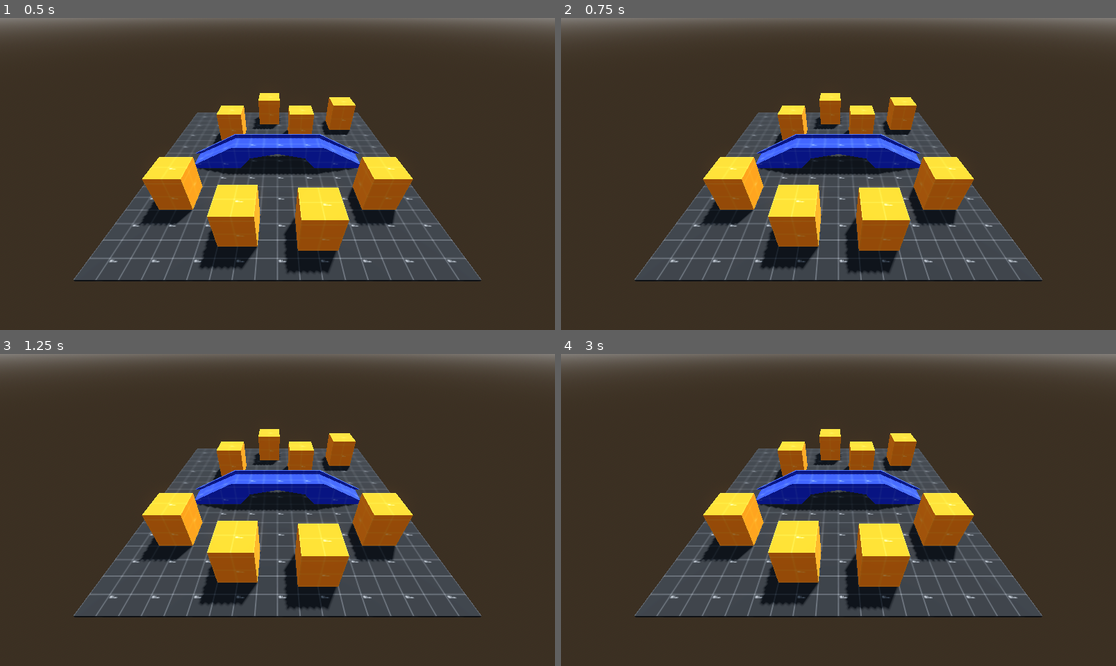
Above: before the commit, frames 1-4 (two rows, left to right).
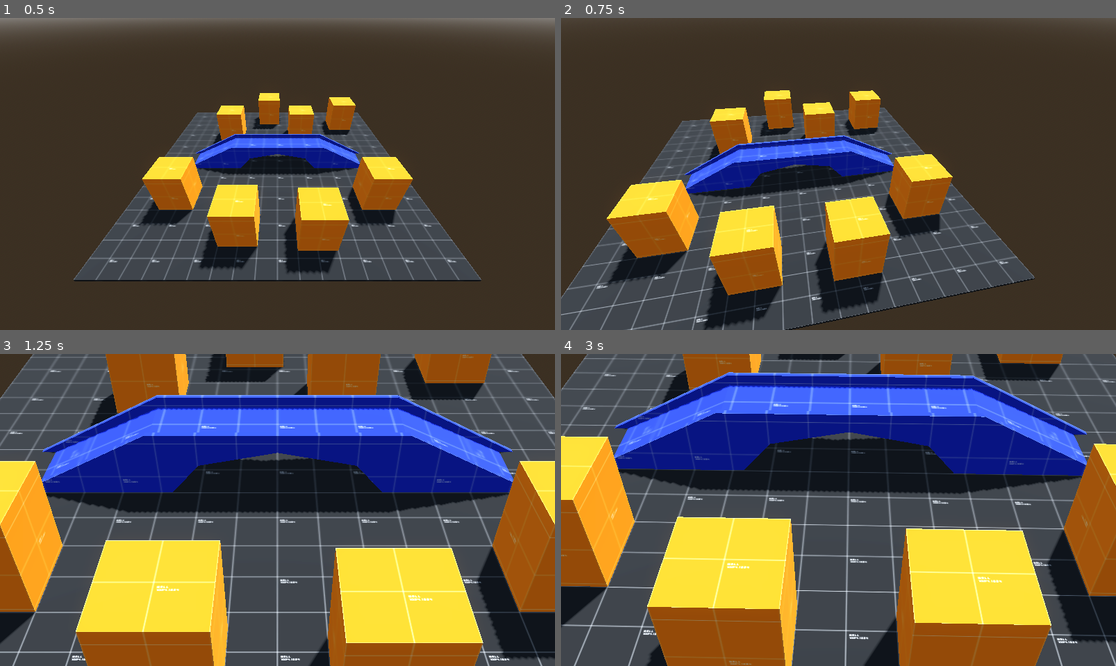
Above: after the commit, the same moments.

Repository: ketzzz-dev/gd-jams-entry
Game: Godot game, scene res://scenes/map.tscn
Same seed, same stepped clock (60 frames per second), same inputs: the game is played once before the commit and once after it.
Inputs (mouse positions are in pixels of both pictures, inside the frame that each line leads up to):
- Up to frame 1 (0.5 s): no input
- Up to frame 2 (0.75 s): tap Enter at 0.5 s; move the mouse to (960, 158) at 0.52 s; click (960, 158) at 0.67 s
- Up to frame 3 (1.25 s): no input
- Up to frame 4 (3 s): move the mouse to (727, 525) at 1.27 s; click (727, 525) at 1.42 s; tap Space at 2 s; move the mouse to (894, 441) at 2.02 s; click (894, 441) at 2.17 s; tap Enter at 2.75 s; move the mouse to (810, 572) at 2.77 s; click (810, 572) at 2.92 s

Frame 1 is identical in both runs. In frame 2, 40% of the frame differs, in the area x 0-100%, y 0-100%; in frame 3, 94%; in frame 4, 95%.

Commit message:
Added zoom in
Zoom in functionality (Use M1 HOLD)

Diff:
--- a/project.godot
+++ b/project.godot
@@ -8,11 +8,15 @@
 
 config_version=5
 
+[animation]
+
+compatibility/default_parent_skeleton_in_mesh_instance_3d=true
+
 [application]
 
 config/name="GDJams Entry"
 run/main_scene="uid://dqb1333ilkfmn"
-config/features=PackedStringArray("4.4", "Forward Plus")
+config/features=PackedStringArray("4.6", "Forward Plus")
 config/icon="res://icon.svg"
 
 [physics]
--- a/scenes/camera.gd
+++ /dev/null
@@ -1,33 +0,0 @@
-extends Node3D
-
-var mouse_sensitivity := 0.001
-var twist_input := 0.0
-
-
-# Called every frame. 'delta' is the elapsed time since the previous frame.
-func _process(delta: float) -> void:
-	# Hold right click to move camera
-	if Input.is_mouse_button_pressed(MOUSE_BUTTON_RIGHT):
-		Input.set_mouse_mode(Input.MOUSE_MODE_CAPTURED)
-	else:
-		Input.set_mouse_mode(Input.MOUSE_MODE_VISIBLE)
-
-	rotate_y(twist_input)
-	twist_input = 0.0
-
-func _input(event):
-	# Double click to return to original position
-	if event is InputEventMouseButton:
-		if event.button_index == MOUSE_BUTTON_RIGHT and event.double_click:
-			get_tree().call_group("tweens", "stop_all")
-
-			var tween = get_tree().create_tween()
-			tween.set_trans(Tween.TRANS_QUAD)
-			tween.set_ease(Tween.EASE_OUT)
-
-			tween.tween_property(self, "rotation_degrees", Vector3.ZERO, 0.5)
-
-func _unhandled_input(event: InputEvent) -> void:
-	if event is InputEventMouseMotion:
-		if Input.get_mouse_mode() == Input.MOUSE_MODE_CAPTURED:
-			twist_input = - event.relative.x * mouse_sensitivity
--- a/scenes/map.tscn
+++ b/scenes/map.tscn
@@ -1,9 +1,9 @@
-[gd_scene load_steps=9 format=3 uid="uid://dqb1333ilkfmn"]
+[gd_scene format=3 uid="uid://dqb1333ilkfmn"]
 
 [ext_resource type="Texture2D" uid="uid://cav0jl4t63ypq" path="res://greybox/greybox_dark_grid.png" id="1_gldc4"]
 [ext_resource type="Material" uid="uid://jl5finxd4si8" path="res://materials/placeholder_blue.tres" id="2_0cso3"]
 [ext_resource type="Material" uid="uid://dsy7gjatue2b6" path="res://materials/placeholder_orange.tres" id="3_2klcf"]
-[ext_resource type="Script" uid="uid://b36xo5pajw5gn" path="res://scenes/camera.gd" id="4_0cso3"]
+[ext_resource type="Script" uid="uid://b36xo5pajw5gn" path="res://scripts/camera.gd" id="4_0cso3"]
 
 [sub_resource type="ProceduralSkyMaterial" id="ProceduralSkyMaterial_gldc4"]
 sky_horizon_color = Color(0.662243, 0.671743, 0.686743, 1)
@@ -22,102 +22,102 @@
 albedo_texture = ExtResource("1_gldc4")
 uv1_triplanar = true
 
-[node name="Map" type="Node3D"]
+[node name="Map" type="Node3D" unique_id=1356110765]
 
-[node name="DirectionalLight3D" type="DirectionalLight3D" parent="."]
+[node name="DirectionalLight3D" type="DirectionalLight3D" parent="." unique_id=2055745572]
 transform = Transform3D(-0.866025, -0.433013, 0.25, 0, 0.5, 0.866025, -0.5, 0.75, -0.433013, 0, 0, 0)
 shadow_enabled = true
 
-[node name="WorldEnvironment" type="WorldEnvironment" parent="."]
+[node name="WorldEnvironment" type="WorldEnvironment" parent="." unique_id=107719444]
 environment = SubResource("Environment_2klcf")
 
-[node name="Floor" type="CSGBox3D" parent="."]
+[node name="Floor" type="CSGBox3D" parent="." unique_id=1394883189]
 transform = Transform3D(1, 0, 0, 0, 1, 0, 0, 0, 1, -0.00148296, -0.0233765, -0.000602245)
 use_collision = true
 size = Vector3(9, 0.0528564, 9)
 material = SubResource("StandardMaterial3D_2lpho")
 
-[node name="Bridge" type="CSGBox3D" parent="."]
+[node name="Bridge" type="CSGBox3D" parent="." unique_id=933158155]
 transform = Transform3D(1, 0, 0, 0, 1, 0, 0, 0, 1, 0, 0.257239, 0)
 size = Vector3(3.2229, 1.2146, 1)
 material = ExtResource("2_0cso3")
 
-[node name="Underbridge" type="CSGCylinder3D" parent="Bridge"]
+[node name="Underbridge" type="CSGCylinder3D" parent="Bridge" unique_id=88238595]
 transform = Transform3D(2.8, 0, 0, 0, -4.37114e-08, -1.32678, 0, 1, -5.79954e-08, 0, -0.3, 0)
 operation = 2
 height = 1.0752
 material = ExtResource("2_0cso3")
 
-[node name="Right_Stairs" type="CSGPolygon3D" parent="Bridge"]
+[node name="Right_Stairs" type="CSGPolygon3D" parent="Bridge" unique_id=507903517]
 transform = Transform3D(1, 0, 0, 0, 1, 0, 0, 0, 1, 1.61077, -0.390182, 0.5)
 polygon = PackedVector2Array(0, 0, 0, 1, 2, 0)
 material = ExtResource("2_0cso3")
 
-[node name="CSGBox3D" type="CSGBox3D" parent="Bridge/Right_Stairs"]
+[node name="CSGBox3D" type="CSGBox3D" parent="Bridge/Right_Stairs" unique_id=263998058]
 transform = Transform3D(0.906308, 0.422618, 0, -0.422618, 0.906308, 0, 0, 0, 1, 0.85, 0.538492, -0.5)
 operation = 2
 size = Vector3(2, 0.149902, 0.84668)
 material = ExtResource("2_0cso3")
 
-[node name="Left_Stairs" type="CSGPolygon3D" parent="Bridge"]
+[node name="Left_Stairs" type="CSGPolygon3D" parent="Bridge" unique_id=1499976350]
 transform = Transform3D(-1, 0, -8.74228e-08, 0, 1, 0, 8.74228e-08, 0, -1, -1.61157, -0.391795, -0.50065)
 polygon = PackedVector2Array(0, 0, 0, 1, 2, 0)
 material = ExtResource("2_0cso3")
 
-[node name="CSGBox3D" type="CSGBox3D" parent="Bridge/Left_Stairs"]
+[node name="CSGBox3D" type="CSGBox3D" parent="Bridge/Left_Stairs" unique_id=1041447355]
 transform = Transform3D(0.906308, 0.422618, 0, -0.422618, 0.906308, 0, 0, 0, 1, 0.85, 0.538492, -0.5)
 operation = 2
 size = Vector3(2, 0.149902, 0.84668)
 material = ExtResource("2_0cso3")
 
-[node name="CSGBox3D" type="CSGBox3D" parent="Bridge"]
+[node name="CSGBox3D" type="CSGBox3D" parent="Bridge" unique_id=990476818]
 transform = Transform3D(1, 0, 0, 0, 1, 0, 0, 0, 1, 0, 0.538492, 0)
 operation = 2
 size = Vector3(3.37207, 0.149902, 0.84668)
 material = ExtResource("2_0cso3")
 
-[node name="CSGBox3D" type="CSGBox3D" parent="."]
+[node name="CSGBox3D" type="CSGBox3D" parent="." unique_id=1325588157]
 transform = Transform3D(1, 0, 0, 0, 1, 0, 0, 0, 1, 3, 0.55, 2)
 size = Vector3(1, 1.3, 1)
 material = ExtResource("3_2klcf")
 
-[node name="CSGBox3D2" type="CSGBox3D" parent="."]
+[node name="CSGBox3D2" type="CSGBox3D" parent="." unique_id=212883324]
 transform = Transform3D(1, 0, 0, 0, 1, 0, 0, 0, 1, -1, 0.55, 3.2)
 size = Vector3(1, 1.3, 1)
 material = ExtResource("3_2klcf")
 
-[node name="CSGBox3D3" type="CSGBox3D" parent="."]
+[node name="CSGBox3D3" type="CSGBox3D" parent="." unique_id=58309703]
 transform = Transform3D(1, 0, 0, 0, 1, 0, 0, 0, 1, 3, 0.55, -3)
 size = Vector3(1, 1.3, 1)
 material = ExtResource("3_2klcf")
 
-[node name="CSGBox3D4" type="CSGBox3D" parent="."]
+[node name="CSGBox3D4" type="CSGBox3D" parent="." unique_id=557600472]
 transform = Transform3D(1, 0, 0, 0, 1, 0, 0, 0, 1, -2, 0.55, -2)
 size = Vector3(1, 1.3, 1)
 material = ExtResource("3_2klcf")
 
-[node name="CSGBox3D5" type="CSGBox3D" parent="."]
+[node name="CSGBox3D5" type="CSGBox3D" parent="." unique_id=260134181]
 transform = Transform3D(1, 0, 0, 0, 1, 0, 0, 0, 1, -3, 0.55, 2)
 size = Vector3(1, 1.3, 1)
 material = ExtResource("3_2klcf")
 
-[node name="CSGBox3D6" type="CSGBox3D" parent="."]
+[node name="CSGBox3D6" type="CSGBox3D" parent="." unique_id=815748232]
 transform = Transform3D(1, 0, 0, 0, 1, 0, 0, 0, 1, 1, 0.55, -2)
 size = Vector3(1, 1.3, 1)
 material = ExtResource("3_2klcf")
 
-[node name="CSGBox3D7" type="CSGBox3D" parent="."]
+[node name="CSGBox3D7" type="CSGBox3D" parent="." unique_id=1439194986]
 transform = Transform3D(1, 0, 0, 0, 1, 0, 0, 0, 1, -0.4, 0.55, -3.6)
 size = Vector3(1, 1.3, 1)
 material = ExtResource("3_2klcf")
 
-[node name="CSGBox3D8" type="CSGBox3D" parent="."]
+[node name="CSGBox3D8" type="CSGBox3D" parent="." unique_id=393633548]
 transform = Transform3D(1, 0, 0, 0, 1, 0, 0, 0, 1, 1, 0.55, 3.3)
 size = Vector3(1, 1.3, 1)
 material = ExtResource("3_2klcf")
 
-[node name="TwistPivot" type="Node3D" parent="."]
+[node name="TwistPivot" type="Node3D" parent="." unique_id=908690003]
 script = ExtResource("4_0cso3")
 
-[node name="Camera3D" type="Camera3D" parent="TwistPivot"]
+[node name="Camera3D" type="Camera3D" parent="TwistPivot" unique_id=1155719339]
 transform = Transform3D(1, 0, 0, 0, 0.767781, 0.640713, 0, -0.640713, 0.767781, 0, 4.66286, 6.43845)
--- /dev/null
+++ b/scripts/camera.gd
@@ -0,0 +1,67 @@
+extends Node3D
+
+var mouse_sensitivity := 0.001
+var twist_input := 0.0
+var zoom_speed := 45.0
+var rotation_speed := 0.005
+var zooming := false
+var moving := false
+var original_basis : Basis
+
+@onready var camera := $Camera3D
+
+# Called every frame. 'delta' is the elapsed time since the previous frame.
+func _process(delta: float) -> void:
+	# Hold right click to move camera
+	if Input.is_mouse_button_pressed(MOUSE_BUTTON_RIGHT) and !zooming:
+		moving = true
+		Input.set_mouse_mode(Input.MOUSE_MODE_CAPTURED)
+	else:
+		moving = false
+		Input.set_mouse_mode(Input.MOUSE_MODE_VISIBLE)
+
+	rotate_y(twist_input)
+	twist_input = 0.0
+
+	if zooming:
+		var mouse_pos = get_viewport().get_mouse_position()
+		var ray_origin = camera.project_ray_origin(mouse_pos)
+		var ray_dir = camera.project_ray_normal(mouse_pos)
+
+		var target_point = ray_origin + ray_dir * 10.0
+
+		var target_basis = Transform3D().looking_at(target_point - camera.global_transform.origin, Vector3.UP).basis
+		camera.global_transform.basis = camera.global_transform.basis.slerp(target_basis, 5 * delta)
+
+func _input(event):
+	# Double click to return to original position
+	if event is InputEventMouseButton:
+		if event.button_index == MOUSE_BUTTON_RIGHT and event.double_click and !zooming:
+			get_tree().call_group("tweens", "stop_all")
+
+			var tween = get_tree().create_tween()
+			tween.set_trans(Tween.TRANS_QUAD)
+			tween.set_ease(Tween.EASE_OUT)
+
+			tween.tween_property(self, "rotation_degrees", Vector3.ZERO, 0.5)
+
+		if moving:
+			return
+
+		if event.button_index == MOUSE_BUTTON_LEFT and event.pressed:
+			zooming = true
+			original_basis = camera.global_transform.basis
+
+			var tween = get_tree().create_tween()
+			tween.set_trans(Tween.TRANS_QUAD)
+			tween.set_ease(Tween.EASE_OUT)
+			tween.tween_property(camera, "fov", clamp(camera.fov - zoom_speed, 30, 90), 0.5)
+		elif event.button_index == MOUSE_BUTTON_LEFT and !event.pressed and zooming:
+			zooming = false
+			camera.fov = 75
+			camera.global_transform.basis = original_basis
+
+func _unhandled_input(event: InputEvent) -> void:
+	if event is InputEventMouseMotion:
+		if Input.get_mouse_mode() == Input.MOUSE_MODE_CAPTURED:
+			twist_input = - event.relative.x * mouse_sensitivity
Not shown, changed: greybox/greybox_grey_grid.png.import
Renamed: scenes/camera.gd.uid -> scripts/camera.gd.uid
